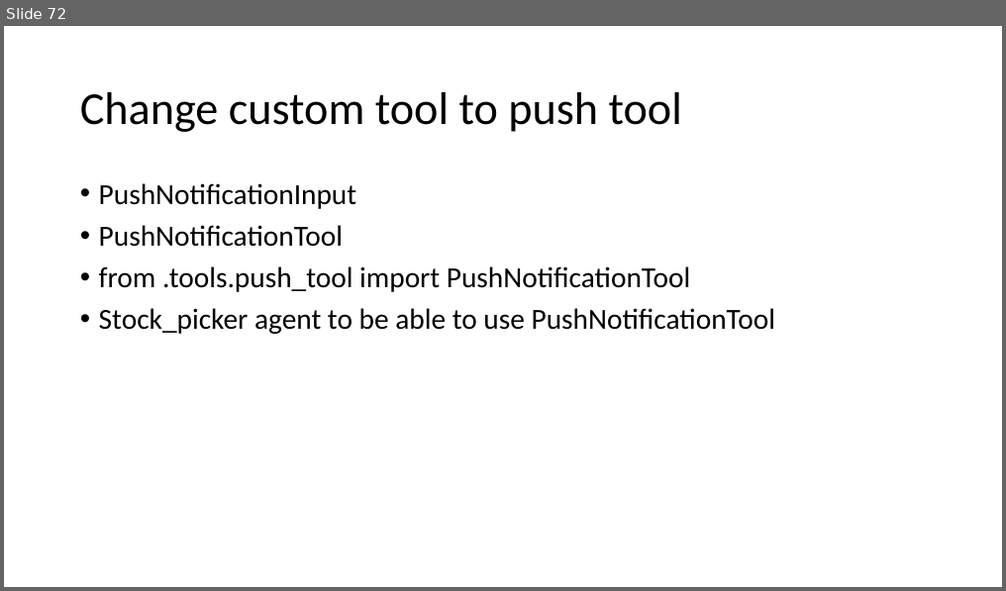
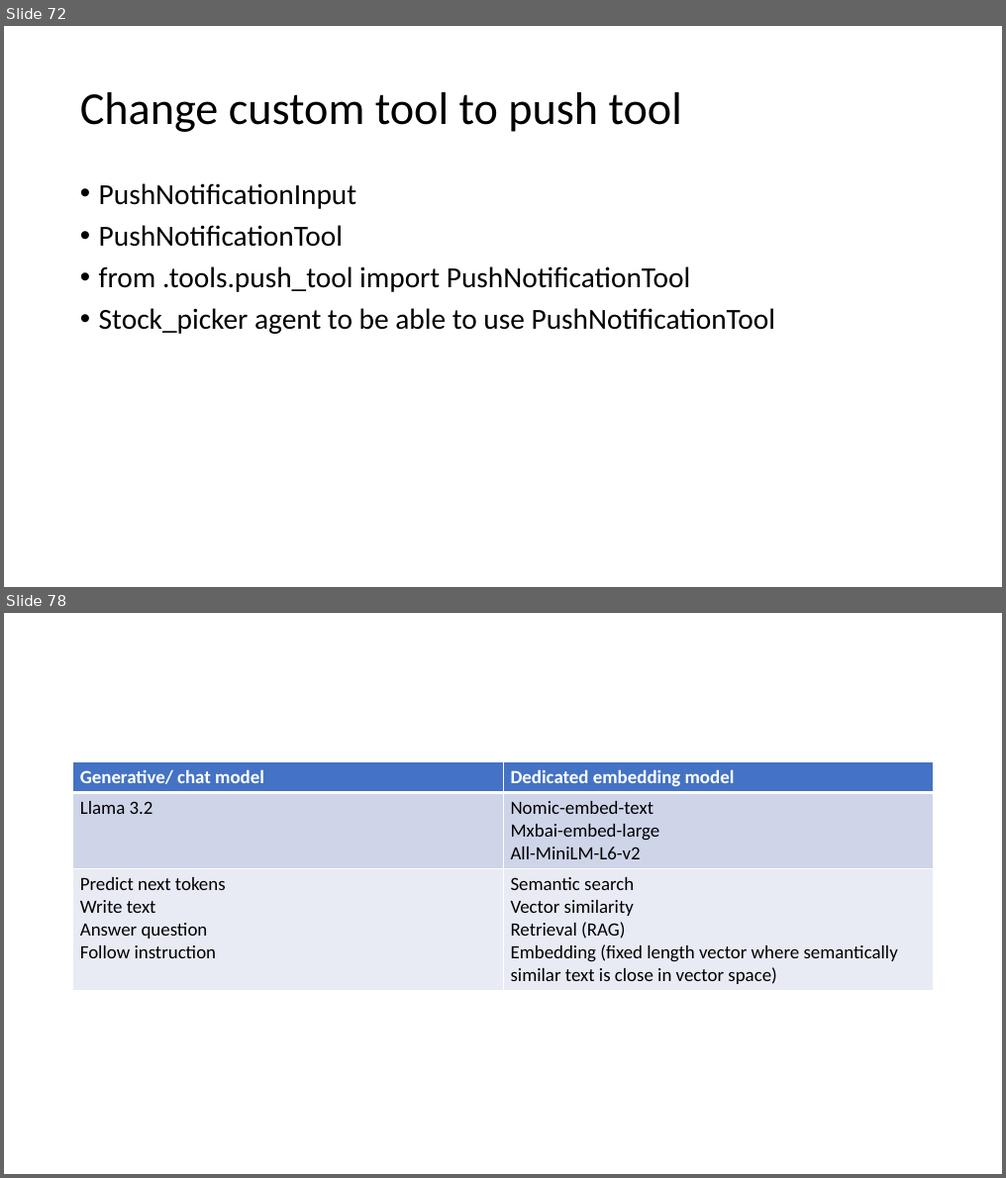
Before and after one commit to kindaichinisan/agents, a slide deck: wj_folder/AI Engineer Agentic Track.pptx. Shown one above the other, each under a label of ours: slide 72 before the commit, slides 72 and 78 after it; the slides between them are not shown. The pictures are 1006x591 and 1006x1178 pixels, drawn with LibreOffice and Linux fonts; fonts in the diff are those of the drawing. Boxes give left, top, right and bottom in pixels: in the first picture for what was removed or moved away, otherwise in the second. Text is boxed around its words. In the diff, an @@ line names an element or a change of style, - is before the commit and + after.

```diff
--- a/wj_folder/AI Engineer Agentic Track.pptx
+++ b/wj_folder/AI Engineer Agentic Track.pptx
@@ slide 78 added at <box>4,613,1002,1174</box>, background #FFFFFF @@
@@ table added at <box>73,762,934,988</box>, 3 rows, 2 columns @@
+Generative/ chat model | Dedicated embedding model
+Llama 3.2 | Nomic-embed-text / Mxbai-embed-large / All-MiniLM-L6-v2
+Predict next tokens / Write text / Answer question / Follow instruction | Semantic search / Vector similarity / Retrieval (RAG) / Embedding (fixed length vector where semantically similar text is close in vector space)
```
Also in this commit, not shown: 2 slides changed, 15 other slides added.
